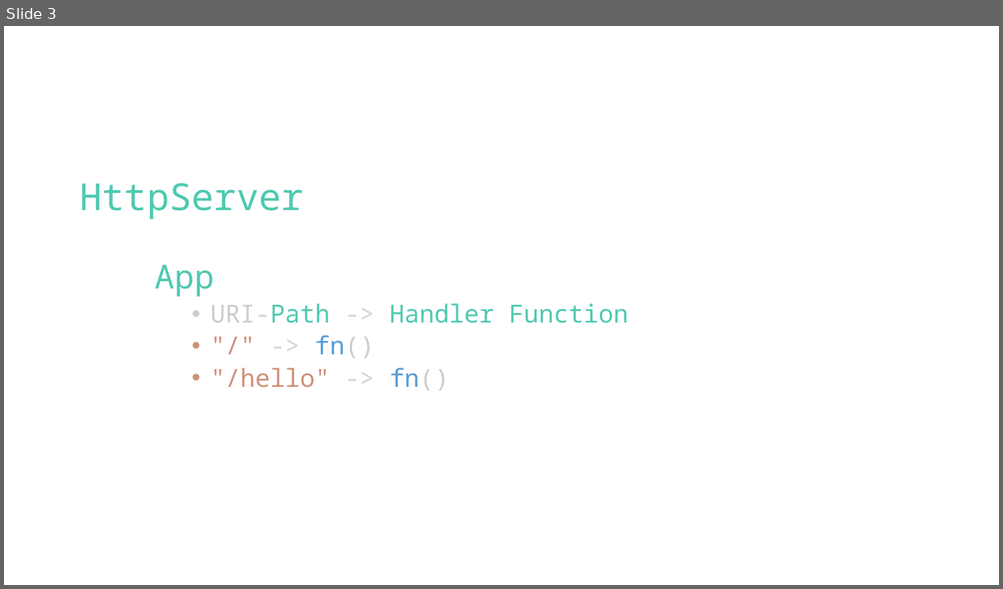
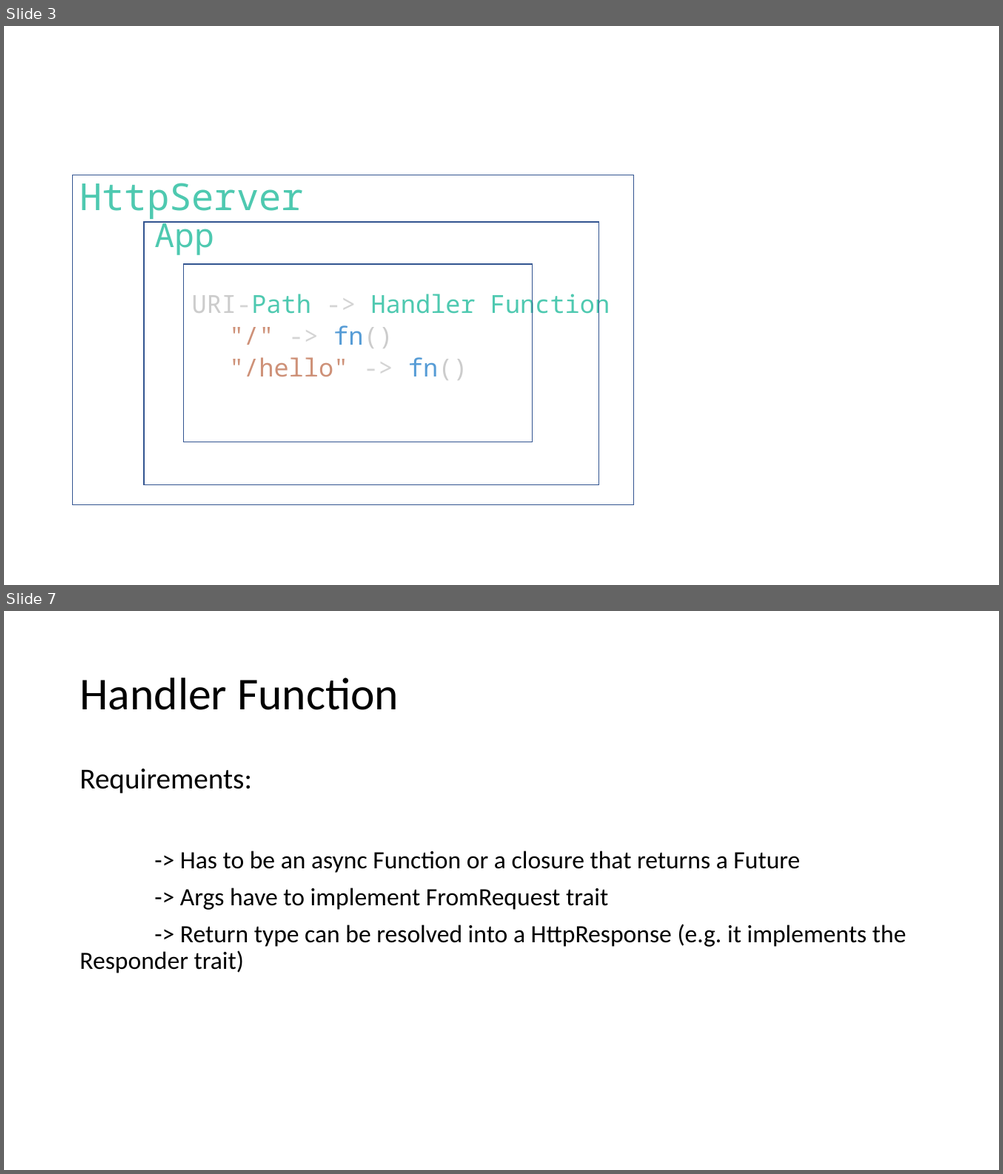
Before and after one commit to floscodes/actix_talk, a slide deck: Pres.pptx. Shown one above the other, each under a label of ours: slide 3 before the commit, slides 3 and 7 after it; the slides between them are not shown. The pictures are 1003x589 and 1003x1174 pixels, drawn with LibreOffice and Linux fonts; fonts in the diff are those of the drawing. Boxes give left, top, right and bottom in pixels: in the first picture for what was removed or moved away, otherwise in the second. Text is boxed around its words. In the diff, an @@ line names an element or a change of style, - is before the commit and + after.

```diff
--- a/Pres.pptx
+++ b/Pres.pptx
@@ slide 7 added at box(4, 611, 999, 1170), background #FFFFFF @@
@@ title added at box(79, 678, 398, 710), 44 pt, text #000000 @@
+Handler Function
@@ text added at box(79, 769, 906, 974), 24 pt, text #000000 @@
+Requirements:
+-> Has to be an async Function or a closure that returns a Future
+-> Args have to implement FromRequest trait
+-> Return type can be resolved into a HttpResponse (e.g. it implements the Responder trait)
@@ slide 3 changed as well @@
@@ rectangle added at box(73, 175, 634, 506), outline #325491 1 pt @@
@@ text at box(79, 183, 303, 255): text changed @@
-HttpServer
-App
+HttpServer
+App
@@ rectangle added at box(144, 222, 599, 485), outline #325491 1 pt @@
@@ rectangle added at box(184, 264, 532, 443), outline #325491 1 pt @@
@@ text at box(192, 290, 609, 380): bullet • to none; list level 4 to 5 in ""/" -> fn()"; list level 4 to 5 in ""/hello" -> fn()" @@
```
Also in this commit, not shown: 2 other slides changed, 5 other slides added, 3 other files.
